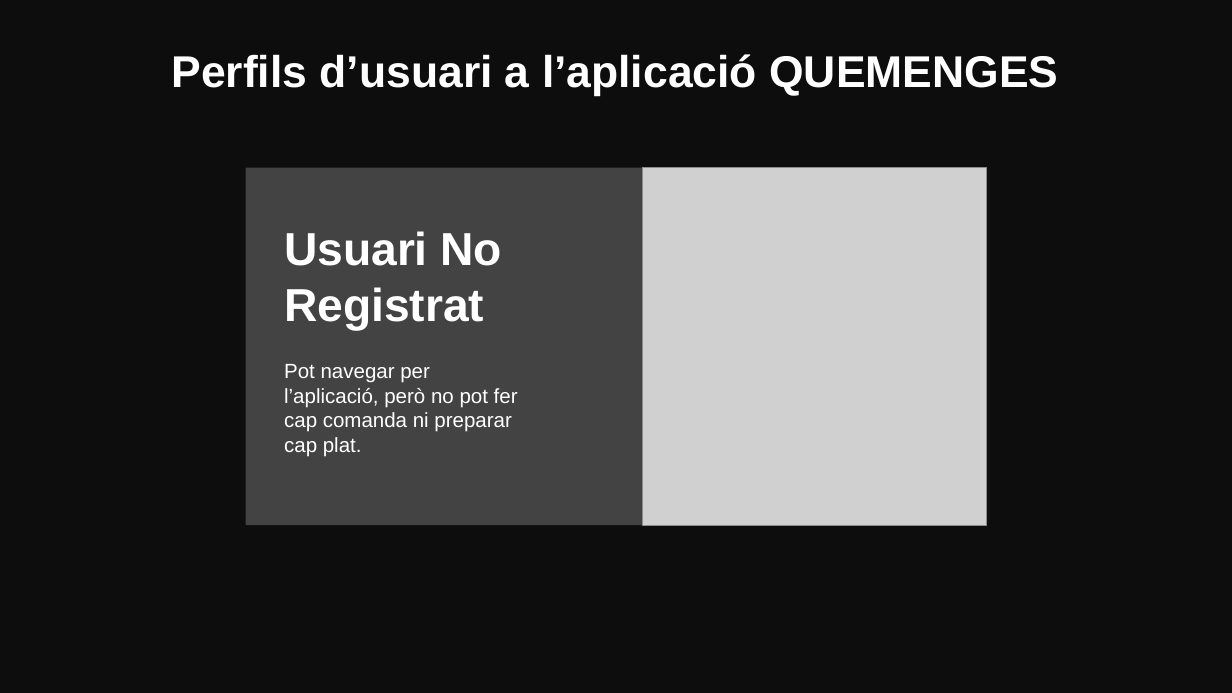
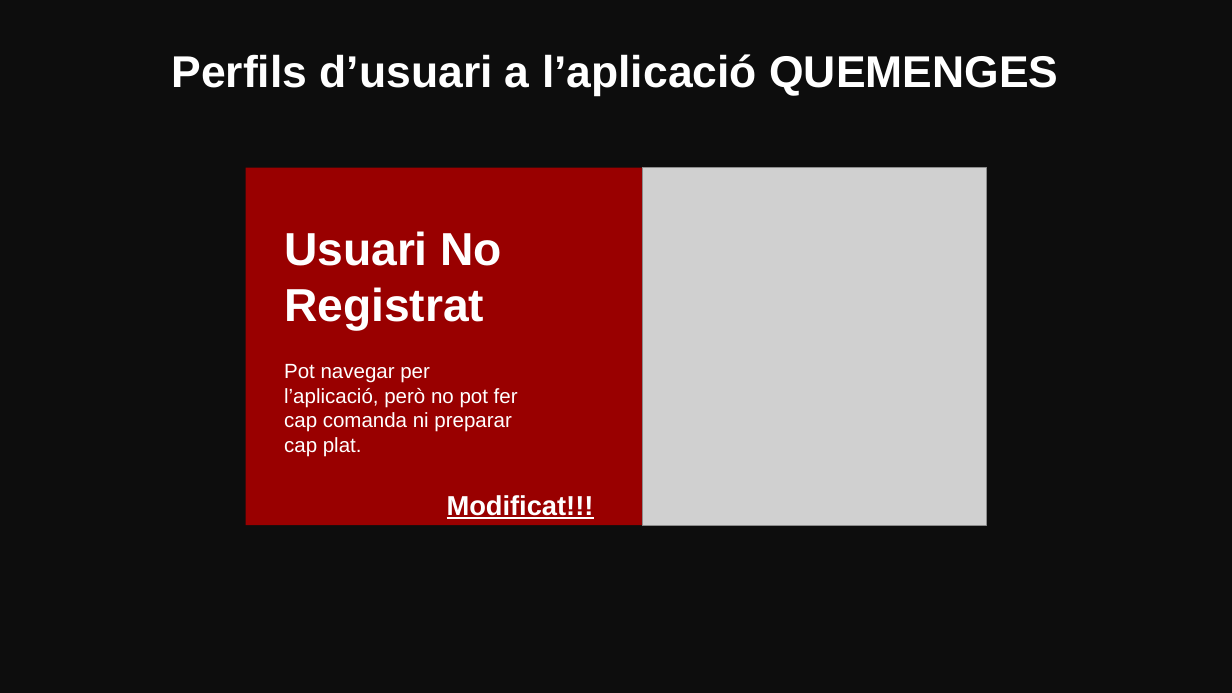
Before and after one commit to marinamceb/ES26UAB-431-05, a slide deck: slide 5 of Documents/Sprint_Reviews/Sprint_Review01.pptx. Drawn at 1232x693 pixels with LibreOffice and Linux fonts; fonts in the diff are those of the drawing; grey boxes stand for pictures. Boxes give left, top, right and bottom in pixels: in the first picture for what was removed or moved away, otherwise in the second. Text is boxed around its words. In the diff, an @@ line names an element or a change of style, - is before the commit and + after.

```diff
--- a/Documents/Sprint_Reviews/Sprint_Review01.pptx
+++ b/Documents/Sprint_Reviews/Sprint_Review01.pptx
@@ rectangle at (245, 168, 642, 525): fill #434343 to #990000 @@
@@ subtitle added at (447, 495, 594, 519), 16 pt, text #FFFFFF, bold, underline @@
+Modificat!!!
```
Also in this commit, not shown: 6 other slides changed, 2 slides added, 1 other file.
